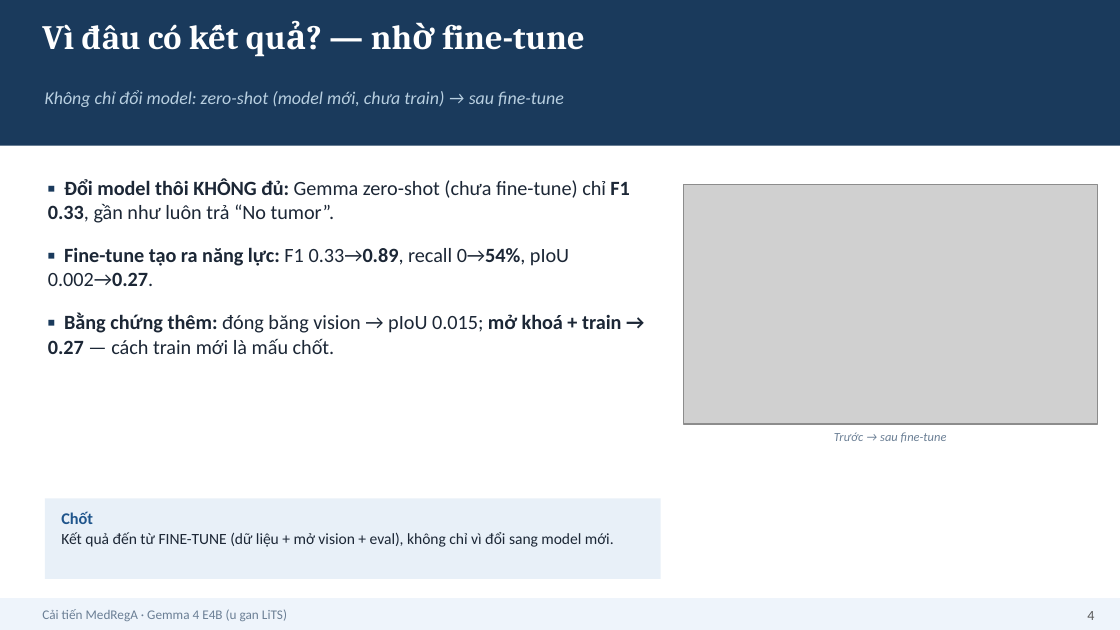
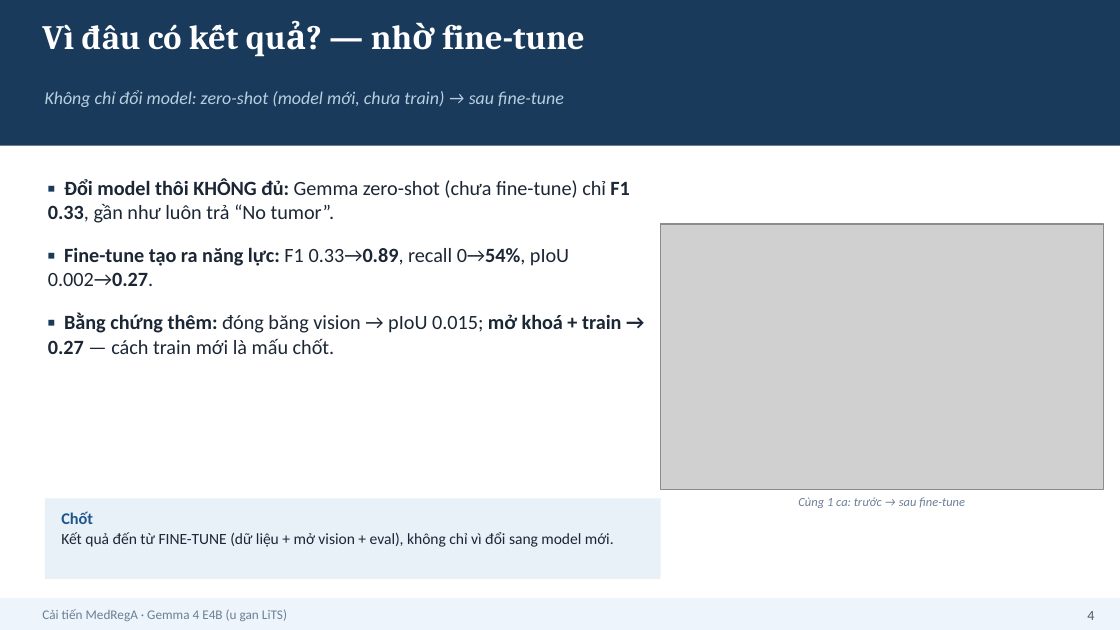
Before and after one commit to HatDuaa/medrega-liver-seminar, a slide deck: slide 4 of seminar/cai_tien/slides_5min_VN.pptx. Drawn at 1120x630 pixels with LibreOffice and Linux fonts; fonts in the diff are those of the drawing; grey boxes stand for pictures. Boxes give left, top, right and bottom in pixels: in the first picture for what was removed or moved away, otherwise in the second. Text is boxed around its words. In the diff, an @@ line names an element or a change of style, - is before the commit and + after.

```diff
--- a/seminar/cai_tien/slides_5min_VN.pptx
+++ b/seminar/cai_tien/slides_5min_VN.pptx
@@ picture: place and size @@
-picture at [683, 185, 1098, 424]
+picture at [661, 224, 1103, 489]
@@ text at [798, 497, 965, 508]: text changed @@
-Trước → sau fine-tune
+Cùng 1 ca: trước → sau fine-tune
```
Also in this commit, not shown: 1 slide added, 1 slide removed, 5 other files.
